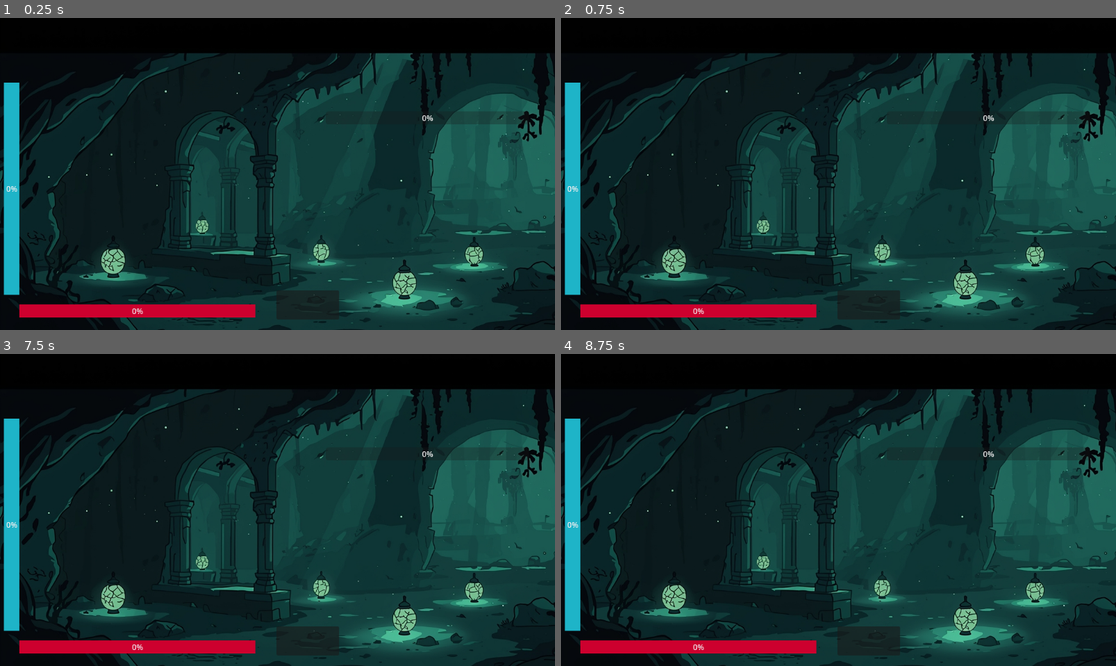
Above: before the commit, frames 1-4 (two rows, left to right).
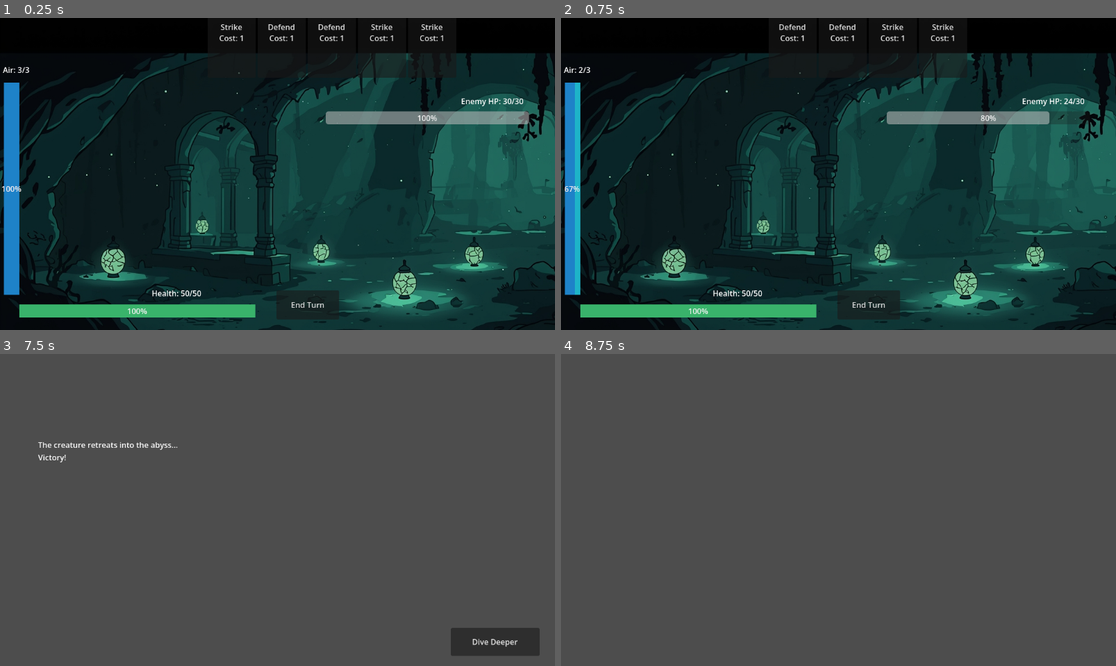
Above: after the commit, the same moments.

Repository: ShreeZilla78/echos-of-the-abyss
Game: Godot game, scene res://Battle.tscn
Same seed, same stepped clock (60 frames per second), same inputs: the game is played once before the commit and once after it.
Inputs (mouse positions are in pixels of both pictures, inside the frame that each line leads up to):
- Up to frame 1 (0.25 s): no input
- Up to frame 2 (0.75 s): click (794, 33) at 0.5 s, where only the run after the commit has a clickable "Strike Cost: 1"
- Up to frame 3 (7.5 s): click (233, 369) at 1.25 s, where only the run after the commit has a clickable "Defend Cost: 1"; click (283, 369) at 2 s, where only the run after the commit has a clickable "Strike Cost: 1"; click (305, 641) at 2.75 s; click (333, 369) at 3.5 s, where only the run after the commit has a clickable "Strike Cost: 1"; click (382, 369) at 4.25 s, where only the run after the commit has a clickable "Defend Cost: 1"; click (305, 641) at 5 s; click (333, 369) at 5.75 s, where only the run after the commit has a clickable "Defend Cost: 1"; click (233, 369) at 6.5 s, where only the run after the commit has a clickable "Strike Cost: 1"; click (283, 369) at 7.25 s, where only the run after the commit has a clickable "Strike Cost: 1"
- Up to frame 4 (8.75 s): click (1054, 641) at 8 s, where only the run after the commit has a clickable "Dive Deeper"

The runs differ from the first frame. In frame 1, 6.5% of the frame differs, in the area x 0-96%, y 2-96%; in frame 2, 5.4%; in frame 3, 100%; in frame 4, 100%, in the area x 0-100%, y 0-100%.
Error before the commit: Parse Error: Invalid warning name: "unused_class_variable". (res://Battle.gd:5)

Commit message:
Made a Loose Screen and Win Screen along with makeing the Battle Class now fully working just need the sprites from Logan and the Card class to be done

Diff:
--- a/Battle.gd
+++ b/Battle.gd
@@ -2,7 +2,6 @@
 class_name Battle
 extends Node
 
-@warning_ignore("unused_class_variable")
 var DeckManager = preload("res://DeckManager.gd")
 
 # Player stats
@@ -35,8 +34,10 @@
 	player_health = player_max_health
 	player_air = player_max_air
 	# Set up the progress bars max values
+	health_label.text = "Health:" + str(player_health) + "/" + str(player_max_health)
 	health_bar.max_value = player_max_health
 	air_bar.max_value = player_max_air
+	air_label.text = "Air: " + str(player_air) + "/" + str(player_max_air)
 	# Connect the end turn button so clicking it calls end_turn()
 	end_turn_button.text = "End Turn"
 	end_turn_button.pressed.connect(end_turn)
@@ -144,6 +145,8 @@
 	if enemy_health <= 0:
 		print("Victory! The creature retreats into the abyss...")
 		end_turn_button.disabled = true
+		get_tree().change_scene_to_file("res://WinScreen.tscn")
 	elif player_health <= 0:
 		print("The abyss claims another soul...")
 		end_turn_button.disabled = true
+		get_tree().change_scene_to_file("res://LoseScreen.tscn")
--- a/Card.gd
+++ b/Card.gd
@@ -2,7 +2,8 @@
 class_name Card
 extends Resource
 
-@export var card_name: String = ""
+@export var diverBell: String = "Diver's Bell"  # Placeholder for card image or identifier
+@export var card_name: String = "Card Name" # Placeholder for card name
 @export var description: String = ""
 @export var air_cost: int = 1        # "mana" but themed as oxygen
 @export var damage: int = 0
@@ -11,4 +12,5 @@
 
 # This runs when the card hits the discard pile
 func on_discard(battle):
-	pass  # We'll fill this in later for each card's special event
+	# By default, do nothing. Override in specific cards if needed.
+	pass
--- /dev/null
+++ b/LooseScene.gd
@@ -0,0 +1,13 @@
+# LooseScene.gd
+extends Control
+
+@onready var result_label = $LooseScene
+@onready var continue_button = $ReturnButton
+
+func _ready():
+	result_label.text = "Your flame has been snuffed out!"
+	continue_button.text = "Return to Sender"
+	continue_button.pressed.connect(continue_game)
+
+func continue_game():
+	get_tree().change_scene_to_file("res://world_map.tscn")
--- /dev/null
+++ b/LooseScene.tscn
@@ -0,0 +1,48 @@
+[gd_scene format=3 uid="uid://d0jfja7hiuswu"]
+
+[ext_resource type="Texture2D" uid="uid://b2a74hhgul8ba" path="res://lucid-origin_Dark_underwater_cavern_muted_teal_and_deep_blue_palette_flat_colors_with_minimal-0.jpg" id="1_184tu"]
+
+[sub_resource type="StyleBoxFlat" id="StyleBoxFlat_5al32"]
+bg_color = Color(0.004299996, 0.1036301, 0.43, 1)
+shadow_color = Color(0.1, 0, 0, 0.42745098)
+shadow_size = 3
+
+[node name="LossScreen" type="Control" unique_id=762150838]
+layout_mode = 3
+anchors_preset = 0
+offset_left = -1.0
+offset_top = 1.0
+offset_right = 39.0
+offset_bottom = 41.0
+
+[node name="LooseScene" type="Label" parent="." unique_id=514467202]
+top_level = true
+layout_mode = 0
+offset_left = 241.0
+offset_top = 219.0
+offset_right = 541.0
+offset_bottom = 298.0
+theme_override_colors/font_color = Color(0.29859895, 0.61679745, 0.87779903, 1)
+text = "Your flame has been snuffed out!"
+
+[node name="ReturnButton" type="Button" parent="." unique_id=1682966977]
+top_level = true
+layout_mode = 0
+offset_left = 988.0
+offset_top = 580.0
+offset_right = 1145.0
+offset_bottom = 646.0
+theme_override_colors/font_color = Color(0.68, 0.0067999936, 0.0067999936, 1)
+theme_override_colors/icon_pressed_color = Color(0, 0.6621707, 0.38476738, 1)
+theme_override_colors/icon_hover_pressed_color = Color(0, 0.59903485, 0.7405117, 1)
+theme_override_font_sizes/font_size = 18
+theme_override_styles/normal = SubResource("StyleBoxFlat_5al32")
+text = "Return to Sender"
+
+[node name="TextureRect" type="TextureRect" parent="." unique_id=569502643]
+layout_mode = 0
+offset_left = -3.0
+offset_top = -456.0
+offset_right = 1150.0
+offset_bottom = 657.0
+texture = ExtResource("1_184tu")
--- /dev/null
+++ b/WinScreen.gd
@@ -0,0 +1,13 @@
+# WinScreen.gd
+extends Control
+
+@onready var result_label = $ResultLabel
+@onready var continue_button = $Button
+
+func _ready():
+	result_label.text = "The creature retreats into the abyss...\nVictory!"
+	continue_button.text = "Dive Deeper"
+	continue_button.pressed.connect(continue_game)
+
+func continue_game():
+	get_tree().change_scene_to_file("res://world_map.tscn")
--- /dev/null
+++ b/WinScreen.tscn
@@ -0,0 +1,37 @@
+[gd_scene format=3 uid="uid://dj4j2s4108es"]
+
+[ext_resource type="Script" uid="uid://doru1m1p1fas0" path="res://WinScreen.gd" id="1_a03an"]
+[ext_resource type="Texture2D" uid="uid://b2a74hhgul8ba" path="res://lucid-origin_Dark_underwater_cavern_muted_teal_and_deep_blue_palette_flat_colors_with_minimal-0.jpg" id="2_0eiwq"]
+
+[node name="WinScreen" type="Control" unique_id=1547049040]
+layout_mode = 3
+anchors_preset = 0
+offset_right = 40.0
+offset_bottom = 40.0
+script = ExtResource("1_a03an")
+
+[node name="ResultLabel" type="Label" parent="." unique_id=1533975390]
+layout_mode = 0
+offset_left = 79.0
+offset_top = 177.0
+offset_right = 687.0
+offset_bottom = 335.0
+
+[node name="Button" type="Button" parent="." unique_id=355810316]
+top_level = true
+layout_mode = 0
+offset_left = 936.0
+offset_top = 569.0
+offset_right = 1120.0
+offset_bottom = 627.0
+
+[node name="TextureRect" type="TextureRect" parent="." unique_id=156585806]
+visible = false
+show_behind_parent = true
+light_mask = 7
+layout_mode = 0
+offset_left = -8.0
+offset_top = -256.0
+offset_right = 1151.0
+offset_bottom = 768.0
+texture = ExtResource("2_0eiwq")
Not shown, added: LooseScene.gd.uid
Not shown, added: WinScreen.gd.uid
Binary file added: lucid-origin_Dark_underwater_cavern_muted_teal_and_deep_blue_palette_flat_colors_with_minimal-0.jpg
Not shown, added: lucid-origin_Dark_underwater_cavern_muted_teal_and_deep_blue_palette_flat_colors_with_minimal-0.jpg.import
